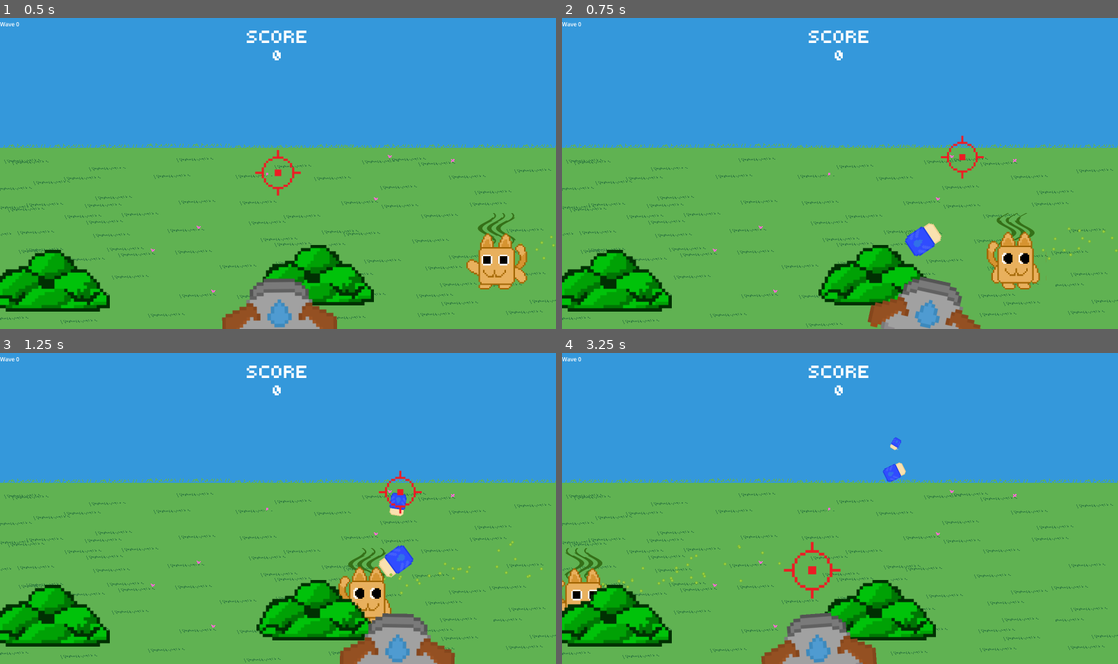
Above: before the commit, frames 1-4 (two rows, left to right).
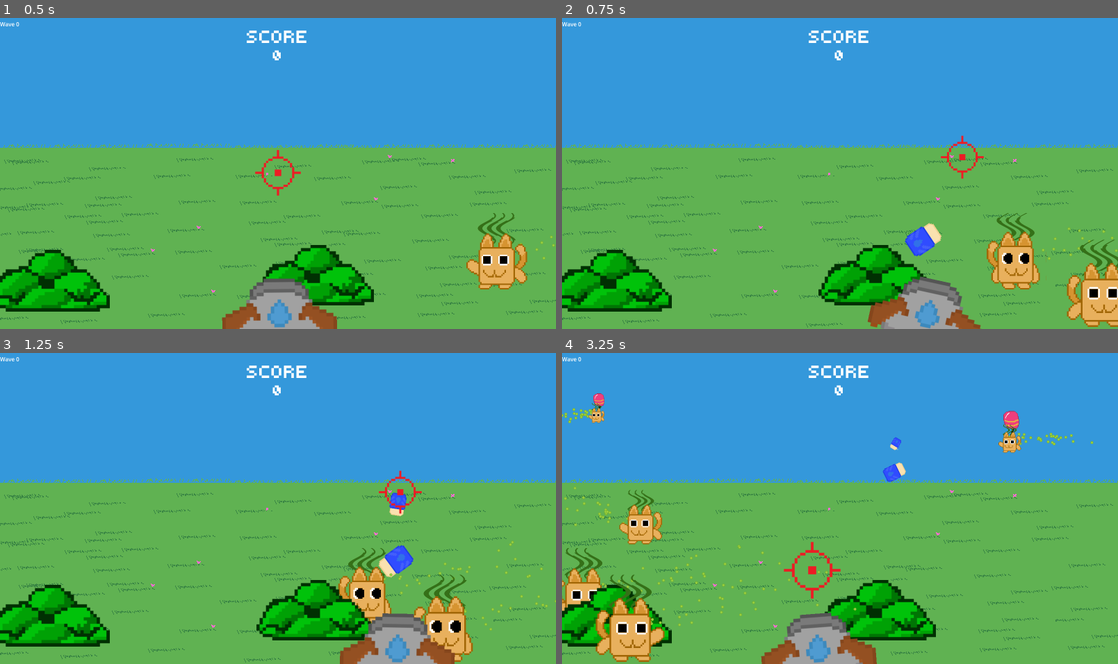
Above: after the commit, the same moments.

Repository: asterbot/uwgdc-game-jam-2025
Game: Godot game, scene res://scenes/main/main.tscn
The game is run twice, just before and just after one commit, with the same random seed, the same clock (stepped at 60 frames per second) and the same inputs. This scene is started directly instead of the project's main scene.
Inputs (mouse positions are in pixels of both pictures, inside the frame that each line leads up to):
- Up to frame 1 (0.5 s): no input
- Up to frame 2 (0.75 s): move the mouse to (962, 157) at 0.52 s; press the mouse at (962, 157) at 0.53 s
- Up to frame 3 (1.25 s): no input
- Up to frame 4 (3.25 s): move the mouse to (728, 524) at 1.27 s; release the mouse at (728, 524) at 1.28 s; click (728, 524) at 1.35 s; move the mouse to (895, 440) at 2.02 s; press the mouse at (895, 440) at 2.03 s; move the mouse to (812, 570) at 2.77 s; release the mouse at (812, 570) at 2.78 s; click (812, 570) at 2.85 s

Frame 1 is identical in both runs. In frame 2, 1.7% of the frame differs, in the area x 90-100%, y 71-100%; in frame 3, 1.5%; in frame 4, 3.6%, in the area x 0-96%, y 12-100%.

Commit message:
balloons + fall mechanic + score + music asset from invertedcarrot

Diff:
--- a/globals/globals.gd
+++ b/globals/globals.gd
@@ -6,33 +6,39 @@
 var PROJECTILE_LAYER = 0b0001
 var CAT_LAYER = 0b0010
 var OBSTACLE_LAYER = 0b0100
+var BALLOON_LAYER = 0b1000
 
 var cur_wave = -1
 var score = 0
 
 var WAVES = {
 	0: {
-		"cats": 3,
+		"ground_cats": 3,
+		"balloon_cats": 2,
 		"bushes": 2,
-		"spawn_cooldown": 5
+		"spawn_cooldown": 0.5
 	},
 	1: {
-		"cats": 30,
+		"ground_cats": 30,
+		"balloon_cats": 0,
 		"bushes": 10,
 		"spawn_cooldown": 0.5
 	},
 	2: {
-		"cats": 30,
+		"ground_cats": 30,
+		"balloon_cats": 0,
 		"bushes": 10,
 		"spawn_cooldown": 0.5
 	},
 	3: {
-		"cats": 30,
+		"ground_cats": 30,
+		"balloon_cats": 0,
 		"bushes": 10,
 		"spawn_cooldown": 0.5
 	},
 	4: {
-		"cats": 30,
+		"ground_cats": 30,
+		"balloon_cats": 0,
 		"bushes": 10,
 		"spawn_cooldown": 0.5
 	}
--- /dev/null
+++ b/scenes/cat_enemies/balloon.gd
@@ -0,0 +1,34 @@
+class_name Balloon
+
+extends CharacterBody2D
+
+
+var entity_to_follow: Cat # gets set by creator
+
+var viewport_size
+var depth
+
+func _ready() -> void:
+	if (!entity_to_follow):
+		assert(false, "No entity set to follow")
+
+	$Area2D.collision_layer = Globals.BALLOON_LAYER
+	$Area2D.collision_mask = Globals.NO_LAYER
+
+	viewport_size = get_viewport().get_visible_rect().size
+	depth = position.y/viewport_size.y
+
+func _process(delta: float) -> void:
+	# Adjust scale by depth
+	viewport_size = get_viewport().get_visible_rect().size
+	depth = position.y/viewport_size.y
+	self.scale = Vector2(depth, depth)
+
+	# Movement logic
+	position = entity_to_follow.position
+	velocity = entity_to_follow.velocity
+	move_and_slide()
+
+func drop_cat():
+	entity_to_follow.drop()
+	queue_free()
--- /dev/null
+++ b/scenes/cat_enemies/balloon.tscn
@@ -0,0 +1,21 @@
+[gd_scene load_steps=3 format=3 uid="uid://bbjpgdw6is5fr"]
+
+[ext_resource type="Texture2D" uid="uid://ds1r3b421j3jm" path="res://assets/cat_enemy/balloon.png" id="1_g6imm"]
+[ext_resource type="Script" path="res://scenes/cat_enemies/balloon.gd" id="1_v4baj"]
+
+[node name="Balloon" type="CharacterBody2D"]
+script = ExtResource("1_v4baj")
+
+[node name="Sprite2D" type="Sprite2D" parent="."]
+position = Vector2(7, -171.3)
+texture = ExtResource("1_g6imm")
+
+[node name="Area2D" type="Area2D" parent="."]
+position = Vector2(39, -355.3)
+
+[node name="CollisionPolygon2D" type="CollisionPolygon2D" parent="Area2D"]
+polygon = PackedVector2Array(11, -7, 35, 15, 42, 57, 42, 107, 28, 132, -21, 131, -57, 115, -72, 70, -80, 29, -56, -3)
+
+[node name="CollisionPolygon2D" type="CollisionPolygon2D" parent="."]
+position = Vector2(41, -354.3)
+polygon = PackedVector2Array(11, -7, 35, 15, 42, 57, 42, 107, 28, 132, -21, 131, -57, 115, -72, 70, -80, 29, -56, -3)
--- a/scenes/cat_enemies/cat.gd
+++ b/scenes/cat_enemies/cat.gd
@@ -8,6 +8,11 @@
 var viewport_size: Vector2
 
 var dying: bool = false
+
+var has_balloon: bool = false
+var balloon: Balloon
+var drop_location_y = 0
+var is_dropping: bool = false
 
 @onready var stink_line_material = $StinkLines.material
 var stink_final_alpha: float = 1.0
@@ -37,6 +42,10 @@
 
 	stink_line_material.set_shader_parameter("final_alpha", stink_final_alpha)
 
+	if (has_balloon):
+		var height = viewport_size.y
+		drop_location_y = randf_range(0.43*height, height)
+
 func _process(_delta: float) -> void:
 	# set scale based on depth (i.e by y-coord)
 	stink_line_material.set_shader_parameter("final_alpha", stink_final_alpha)
@@ -45,12 +54,21 @@
 	depth = position.y/viewport_size.y
 	self.scale = Vector2(depth, depth)
 
+
 	if not dying:
 		self.z_index = floor(depth*Globals.NUM_Z_INDICES)
 	else:
 		self.z_index = Globals.NUM_Z_INDICES + 1 # make death animation visible above everything
 
-	velocity = raw_velocity * depth
+	if (!is_dropping):
+		velocity = raw_velocity * depth
+	else:
+		velocity = Vector2(0,300)
+		if (position.y >= drop_location_y):
+			is_dropping = false
+			has_balloon = false
+
+
 	move_and_slide()
 
 	if (position.x >= -70 and position.x <= viewport_size.x + 70):
@@ -80,3 +98,9 @@
 	tween.tween_property(self, "modulate:a", 0.0, 1.0)
 	await tween.finished
 	queue_free()
+	if (has_balloon): balloon.queue_free()
+
+func drop() -> void:
+	if (!has_balloon): assert(false, "You messed up, this cat shouldn't drop")
+	is_dropping = true
+	has_balloon = false
--- a/scenes/cat_enemies/cat.tscn
+++ b/scenes/cat_enemies/cat.tscn
@@ -97,7 +97,6 @@
 hframes = 3
 
 [node name="Area2D" type="Area2D" parent="."]
-visible = false
 collision_layer = 2
 collision_mask = 0
 
--- a/scenes/main/main.gd
+++ b/scenes/main/main.gd
@@ -6,14 +6,15 @@
 
 var bush_scene: PackedScene = preload("res://scenes/bush/bush.tscn")
 var cat_scene: PackedScene = preload("res://scenes/cat_enemies/cat.tscn")
+var balloon_scene: PackedScene = preload("res://scenes/cat_enemies/balloon.tscn")
 
 var viewport_size: Vector2
 
 var can_spawn = true
 var enemy_queue: Array = []
 
-
-func spawn_entities_random(entity_scene: PackedScene, folder: Node2D ,n: int, off_screen: bool = false, use_timer: bool = false):
+func spawn_entities_random(entity_scene: PackedScene, folder: Node2D ,n: int,
+				off_screen: bool = false, use_timer: bool = false, with_balloon: bool = false):
 	"""
 	Spawn n random instances of entity_scene in folder of main
 	Spawns entity off screen if off_screen is true
@@ -27,7 +28,10 @@
 		if (! off_screen): position_x = randf_range(100, width-100)
 		else: position_x = [-70, viewport_size.x + 70].pick_random()
 
-		var position_y = randf_range(0.43*height, height)
+		var position_y = 0
+		if (!with_balloon): position_y = randf_range(0.43*height, height)
+		else: position_y = randf_range(0.1*height, 0.4*height) # in the air
+
 		positions.append(Vector2(position_x, position_y))
 
 	for i in range(n):
@@ -35,14 +39,30 @@
 		entity.position = positions[i]
 
 		# Add the entity to the queue for spawning
-		if (use_timer) : enemy_queue.append(entity)
-		else: folder.add_child(entity)
+		if (use_timer) :
+			enemy_queue.append(entity)
+			if (with_balloon):
+				var balloon = balloon_scene.instantiate()
+				entity.has_balloon = true
+				entity.balloon = balloon
+				balloon.entity_to_follow = entity
+		else:
+			folder.add_child(entity)
+			if (with_balloon):
+				var balloon = balloon_scene.instantiate()
+				entity.has_balloon = true
+				entity.balloon = balloon
+				balloon.entity_to_follow = entity
+				$Balloons.add_child(balloon)
+
+
 
 func new_wave():
 	"""Call this when a wave change is needed"""
 	Globals.cur_wave += 1
 	var num_bushes = Globals.WAVES[Globals.cur_wave]["bushes"]
-	var num_cats = Globals.WAVES[Globals.cur_wave]["cats"]
+	var num_ground_cats = Globals.WAVES[Globals.cur_wave]["ground_cats"]
+	var num_balloon_cats = Globals.WAVES[Globals.cur_wave]["balloon_cats"]
 	var spawn_cooldown = Globals.WAVES[Globals.cur_wave]["spawn_cooldown"]
 
 
@@ -50,7 +70,10 @@
 	$SpawnTimer.start()
 
 	spawn_entities_random(bush_scene, $Bushes, num_bushes)
-	spawn_entities_random(cat_scene, $Enemies, num_cats, true, true)
+	spawn_entities_random(cat_scene, $Enemies, num_ground_cats, true, true)
+	spawn_entities_random(cat_scene, $Enemies, num_balloon_cats, true, true, true)
+
+	enemy_queue.shuffle()
 
 
 func _ready() -> void:
@@ -65,6 +88,9 @@
 	if (!enemy_queue.is_empty() and can_spawn):
 		var enemy = enemy_queue.pop_front()
 		$Enemies.add_child(enemy)
+		if (enemy.has_balloon):
+			var balloon = enemy.balloon
+			$Balloons.add_child(balloon)
 		can_spawn = false
 
 	if ($Enemies.get_child_count()==0 and enemy_queue.is_empty()):
@@ -83,6 +109,7 @@
 func _on_projectiles_child_entered_tree(projectile: CharacterBody2D) -> void:
 	# when projectile enters this folder, connect its signal to it
 	projectile.connect("notify_cat_hit", score_node.increment_score)
+	projectile.connect("notify_balloon_hit", score_node.increment_score)
 
 
 func _on_spawn_timer_timeout() -> void:
--- a/scenes/main/main.tscn
+++ b/scenes/main/main.tscn
@@ -26,6 +26,8 @@
 metadata/_edit_group_ = true
 metadata/_edit_lock_ = true
 
+[node name="Balloons" type="Node2D" parent="."]
+
 [node name="Score" parent="." instance=ExtResource("4_4r0yu")]
 unique_name_in_owner = true
 
--- a/scenes/projectile/projectile.gd
+++ b/scenes/projectile/projectile.gd
@@ -15,6 +15,7 @@
 var has_hit: bool = false
 var cats_in_range = []
 var obstacles_in_range = []
+var balloons_in_range = []
 
 var d_x: float
 var vf_x: float = 50
@@ -33,11 +34,12 @@
 # d = (vi+vf)*t/2
 
 signal notify_cat_hit(points) # tells the Score node that a cat is hit, and how many points
+signal notify_balloon_hit(points)
 
 func _ready() -> void:
 	print("PROJECTILE TARGET DEPTH: ", target_depth)
 	$Area2D.collision_layer = Globals.PROJECTILE_LAYER
-	$Area2D.collision_mask = Globals.CAT_LAYER + Globals.OBSTACLE_LAYER
+	$Area2D.collision_mask = Globals.CAT_LAYER + Globals.OBSTACLE_LAYER + Globals.BALLOON_LAYER
 
 	time = 0.0 + (1 - target_depth)
 
@@ -87,28 +89,36 @@
 		# find which obstacle/cat is eligible to be hit (i.e. greatest z_index)
 		obstacles_in_range.sort_custom(func(node1, node2): return node1.z_index > node2.z_index)
 		cats_in_range.sort_custom(func(node1, node2): return node1.z_index > node2.z_index)
+		balloons_in_range.sort_custom(func(node1, node2): return node1.z_index > node2.z_index)
 
-		if len(obstacles_in_range) == 0 and len(cats_in_range) == 0: # no obstacles or cats to be hit
-			pass
-		elif len(obstacles_in_range) > 0 and len(cats_in_range) == 0: # only obstacles are eligible to be hit
-			print("ONLY OBSTACLE HIT")
+		if (len(balloons_in_range)>0):
+			var eligible_balloon = balloons_in_range[0]
+			eligible_balloon.drop_cat()
+			emit_signal("notify_balloon_hit", 300)
 			destroy()
-		elif len(obstacles_in_range) == 0 and len(cats_in_range) > 0: # only cats are eligible to be hit, pick first one
-			print("ONLY CAT HIT")
-			emit_signal("notify_cat_hit", 100)
-			cats_in_range[0].destroy()
-			destroy()
-		else: # else, choose the closest node each kind
-			var eligible_obstacle = obstacles_in_range[0]
-			var eligible_cat = cats_in_range[0]
-			if eligible_cat.z_index > eligible_obstacle.z_index: # if cat is in front of obstacle, hit the cat
-				print("FRONT CAT HIT")
-				emit_signal("notify_cat_hit", 100)
+
+		else:
+			if len(obstacles_in_range) == 0 and len(cats_in_range) == 0: # no obstacles or cats to be hit
+				pass
+			elif len(obstacles_in_range) > 0 and len(cats_in_range) == 0: # only obstacles are eligible to be hit
+				print("ONLY OBSTACLE HIT")
+				destroy()
+			elif len(obstacles_in_range) == 0 and len(cats_in_range) > 0: # only cats are eligible to be hit, pick first one
+				print("ONLY CAT HIT")
+				emit_signal("notify_cat_hit", 100 if !cats_in_range[0].has_balloon else 200)
 				cats_in_range[0].destroy()
 				destroy()
-			else:
-				print("FRONT OBSTACLE HIT")
-				destroy()
+			else: # else, choose the closest node each kind
+				var eligible_obstacle = obstacles_in_range[0]
+				var eligible_cat = cats_in_range[0]
+				if eligible_cat.z_index > eligible_obstacle.z_index: # if cat is in front of obstacle, hit the cat
+					print("FRONT CAT HIT")
+					emit_signal("notify_cat_hit", 100 if !eligible_cat.has_balloon else 200)
+					cats_in_range[0].destroy()
+					destroy()
+				else:
+					print("FRONT OBSTACLE HIT")
+					destroy()
 
 		# delete if obstacle is in the way
 	else:
@@ -136,9 +146,15 @@
 		cats_in_range.append(area.get_parent())
 	elif (area.collision_layer == Globals.OBSTACLE_LAYER):
 		obstacles_in_range.append(area.get_parent())
+	elif (area.collision_layer == Globals.BALLOON_LAYER):
+		balloons_in_range.append(area.get_parent())
+
+
 
 func _on_area_2d_area_exited(area: Area2D) -> void:
 	if (area.collision_layer == Globals.CAT_LAYER):
 		cats_in_range.erase(area.get_parent())
 	elif (area.collision_layer == Globals.OBSTACLE_LAYER):
 		obstacles_in_range.erase(area.get_parent())
+	elif (area.collision_layer == Globals.BALLOON_LAYER):
+		balloons_in_range.erase(area.get_parent())
--- a/scenes/scene_tree.gd
+++ b/scenes/scene_tree.gd
@@ -3,8 +3,8 @@
 @onready var intro_scene = preload("res://scenes/intro/intro.tscn")
 @onready var game_scene = preload("res://scenes/main/main.tscn")
 
-var intro_music = preload("res://assets/intro.mp3")
-var game_music # not done yet
+var intro_music = preload("res://assets/music/intro.mp3")
+var game_music = preload("res://assets/music/game.mp3")
 @onready var music_node = %Music
 @onready var current_scene_node = %CurrentScene
 
Binary file added: assets/cat_enemy/balloon.png
Not shown, added: assets/music/game.mp3
Not shown, added: assets/music/intro.mp3
